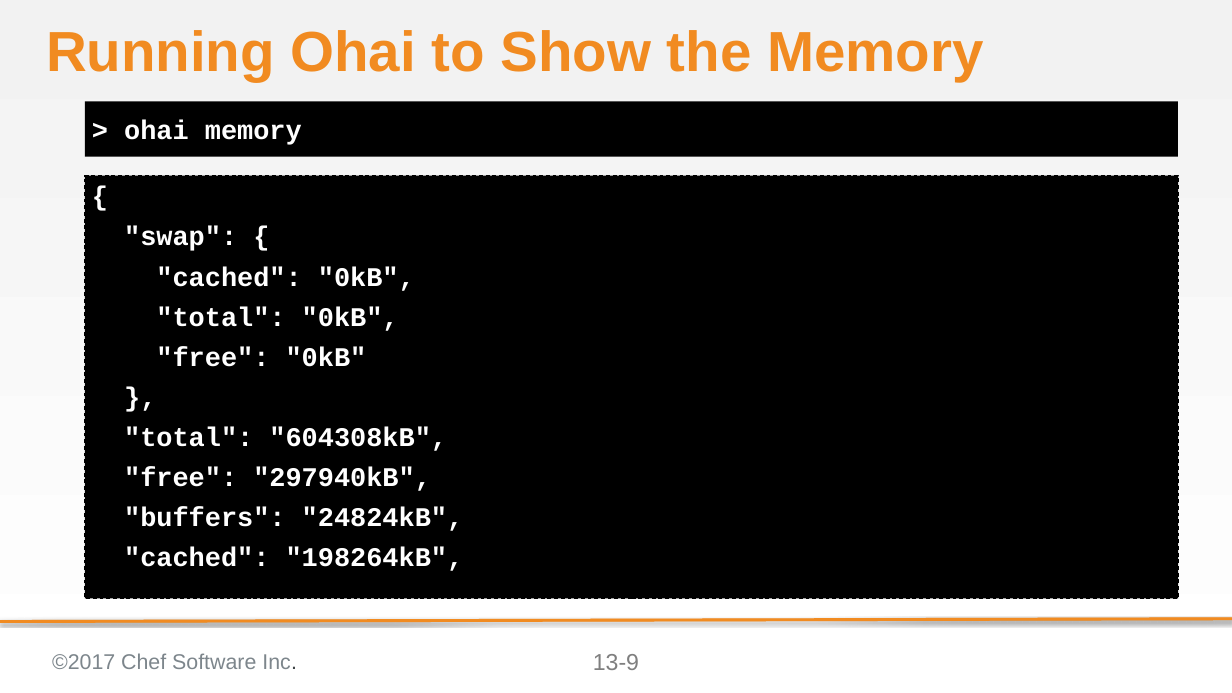
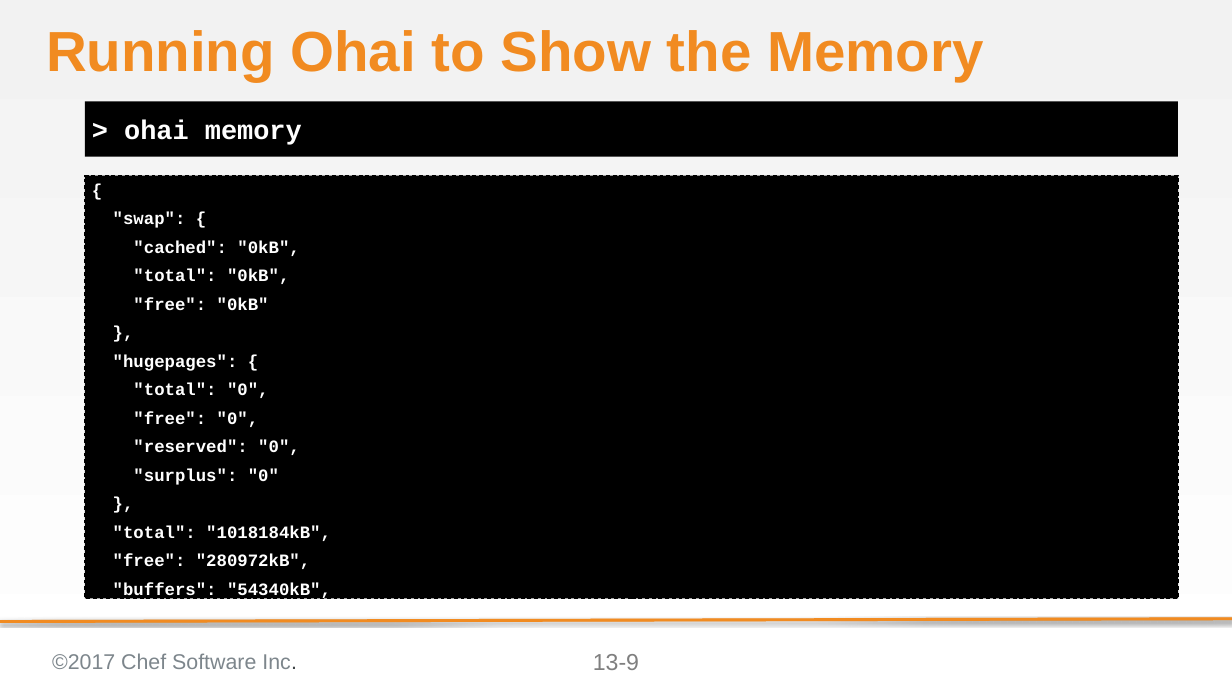
Before and after one commit to ericheiser/chef-intermediate, a slide deck: slide 9 of 13-ohai.pptx. Drawn at 1232x693 pixels with LibreOffice and Linux fonts; fonts in the diff are those of the drawing; background and template pictures are left out. Boxes give left, top, right and bottom in pixels: in the first picture for what was removed or moved away, otherwise in the second. Text is boxed around its words. In the diff, an @@ line names an element or a change of style, - is before the commit and + after.

```diff
--- a/13-ohai.pptx
+++ b/13-ohai.pptx
@@ text at bbox=[113, 212, 299, 310]: size 28 to 18 pt in "{", ""swap": {", ""cached": "0kB",", ""total": "0kB"," and 2 more places @@
@@ text at bbox=[113, 355, 331, 601]: text changed; size 28 to 18 pt @@
-"total": "604308kB",
-"free": "297940kB",
-"buffers": "24824kB",
-"cached": "198264kB",
+"hugepages": {
+"total": "0",
+"free": "0",
+"reserved": "0",
+"surplus": "0"
+},
+"total": "1018184kB",
+"free": "280972kB",
+"buffers": "54340kB",
```
Also in this commit, not shown: 4 other slides changed.
